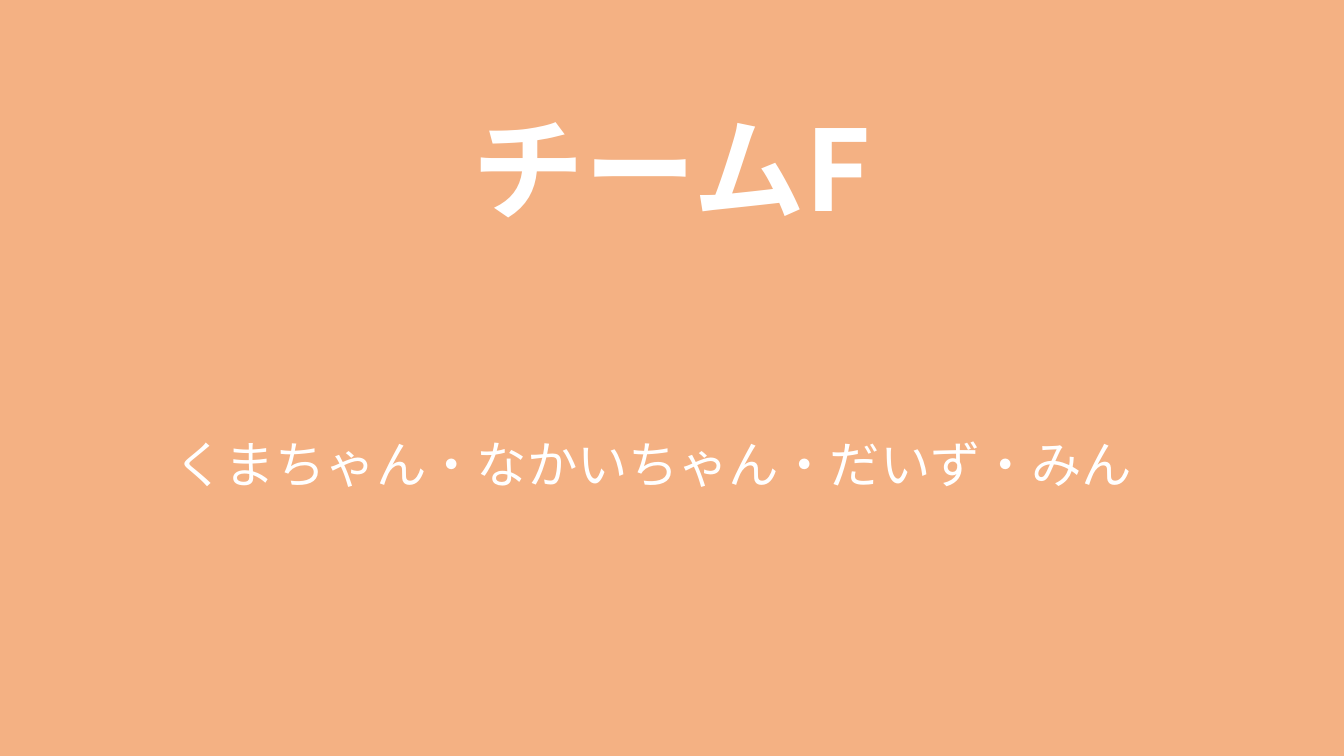
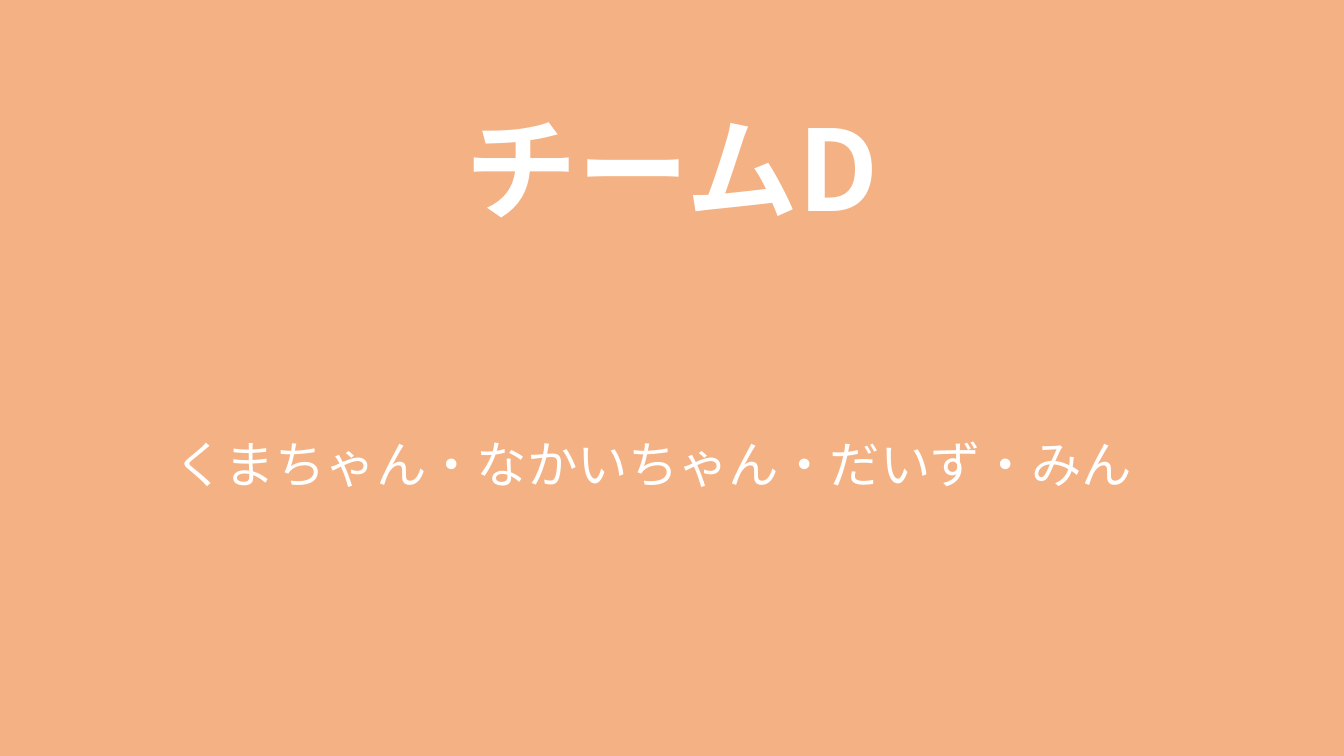
Before and after one commit to jack-app/Jackhack2019_management, a slide deck: slide 4 of チーム分け.pptx (slide 6 before the commit). Drawn at 1344x756 pixels with LibreOffice and Linux fonts; fonts in the diff are those of the drawing. Boxes give left, top, right and bottom in pixels: in the first picture for what was removed or moved away, otherwise in the second. Text is boxed around its words. In the diff, an @@ line names an element or a change of style, - is before the commit and + after.

```diff
--- a/チーム分け.pptx
+++ b/チーム分け.pptx
@@ title at (466, 122, 879, 217): text changed @@
-チームF
+チームD
```
Also in this commit, not shown: 4 other slides changed, 3 other files.
